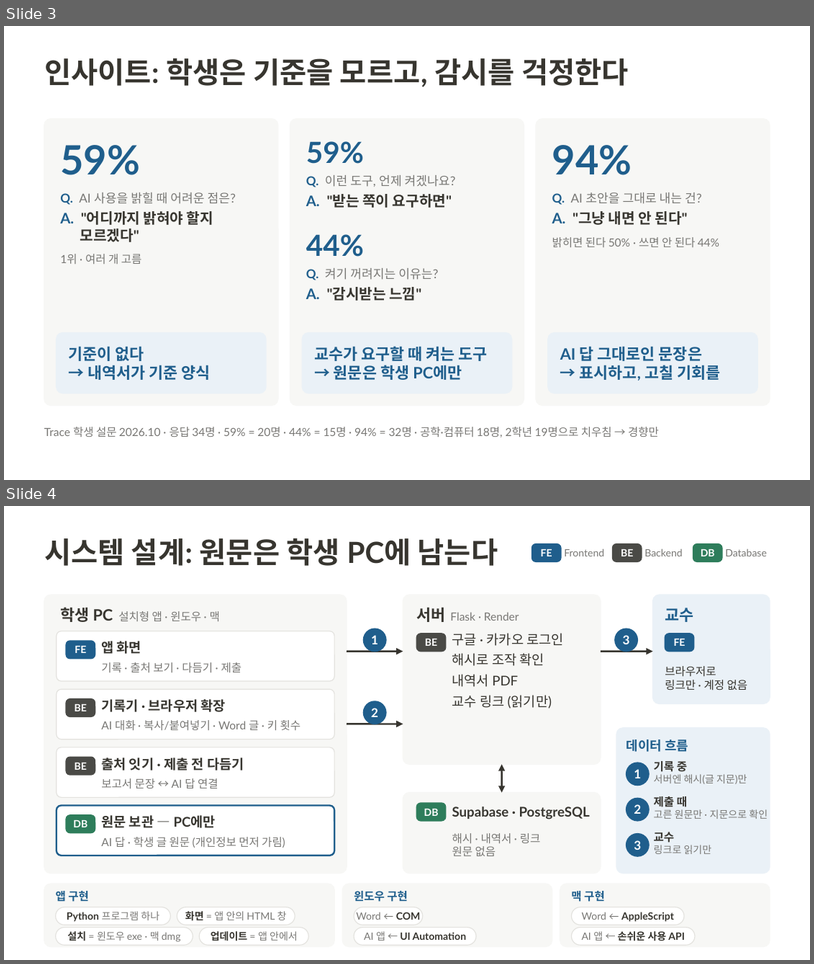
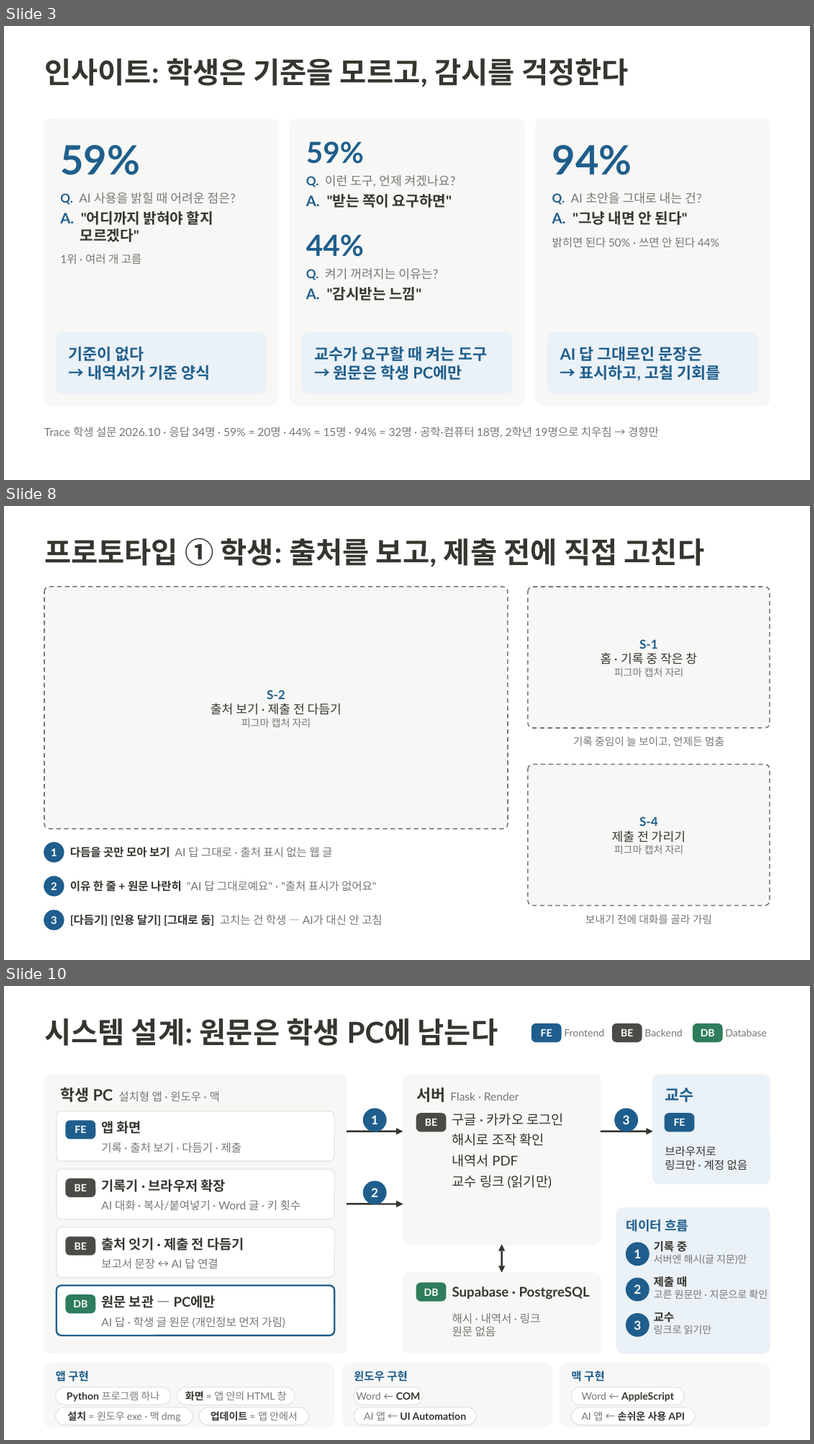
Before and after one commit to 20233014-KYH/trace, a slide deck: deck/중간발표_김용현.pptx. Shown one above the other, each under a label of ours: slides 3 and 4 before the commit, slides 3, 8 and 10 after it; the slides between them are not shown. The pictures are 814x964 and 814x1444 pixels, drawn with LibreOffice and Linux fonts; fonts in the diff are those of the drawing. Boxes give left, top, right and bottom in pixels: in the first picture for what was removed or moved away, otherwise in the second. Text is boxed around its words. In the diff, an @@ line names an element or a change of style, - is before the commit and + after.

```diff
--- a/deck/중간발표_김용현.pptx
+++ b/deck/중간발표_김용현.pptx
@@ slide 8 added at [4, 506, 810, 960], background #FFFFFF @@
@@ title added at [44, 538, 705, 567], 26 pt, text #37352F, bold @@
+프로토타입 ① 학생: 출처를 보고, 제출 전에 직접 고친다
@@ rounded rectangle added at [44, 587, 508, 829], fill #F7F7F5, outline #787774 1 pt dashed @@
@@ rounded rectangle added at [528, 587, 770, 728], fill #F7F7F5, outline #787774 1 pt dashed @@
@@ text added at [601, 639, 697, 677], 11 pt, text #37352F @@
+S-1
+홈 · 기록 중 작은 창
+피그마 캡처 자리
@@ text added at [211, 690, 342, 727], 11 pt, text #37352F @@
+S-2
+출처 보기 · 제출 전 다듬기
+피그마 캡처 자리
@@ text added at [574, 736, 725, 746], 9.5 pt, text #787774 @@
+기록 중임이 늘 보이고, 언제든 멈춤
@@ rounded rectangle added at [528, 764, 770, 905], fill #F7F7F5, outline #787774 1 pt dashed @@
@@ text added at [612, 816, 686, 854], 11 pt, text #787774 @@
+S-4
+제출 전 가리기
+피그마 캡처 자리
@@ ellipse added at [44, 842, 64, 862], fill #1F5E8C, outline #1F5E8C 1 pt @@
@@ text added at [51, 848, 57, 856], 9.5 pt, text #FFFFFF, bold @@
+1
@@ text added at [70, 847, 332, 857], 10 pt, text #787774 @@
+다듬을 곳만 모아 보기 AI 답 그대로 · 출처 표시 없는 웹 글
@@ ellipse added at [44, 876, 64, 896], fill #1F5E8C, outline #1F5E8C 1 pt @@
@@ text added at [51, 882, 57, 890], 9.5 pt, text #FFFFFF, bold @@
+2
@@ text added at [70, 879, 376, 894], 10 pt, text #787774 @@
+이유 한 줄 + 원문 나란히 "AI 답 그대로예요" · "출처 표시가 없어요"
@@ ellipse added at [44, 910, 64, 929], fill #1F5E8C, outline #1F5E8C 1 pt @@
@@ text added at [51, 916, 57, 924], 9.5 pt, text #FFFFFF, bold @@
+3
@@ text added at [70, 914, 383, 926], 10 pt, text #37352F, bold @@
+[다듬기] [인용 달기] [그대로 둠] 고치는 건 학생 — AI가 대신 안 고침
@@ text added at [586, 914, 712, 924], 9.5 pt, text #787774 @@
+보내기 전에 대화를 골라 가림
@@ what was slide 4 is now slide 10 @@
```
Also in this commit, not shown: 2 slides changed, 5 other slides added, 11 other files.
